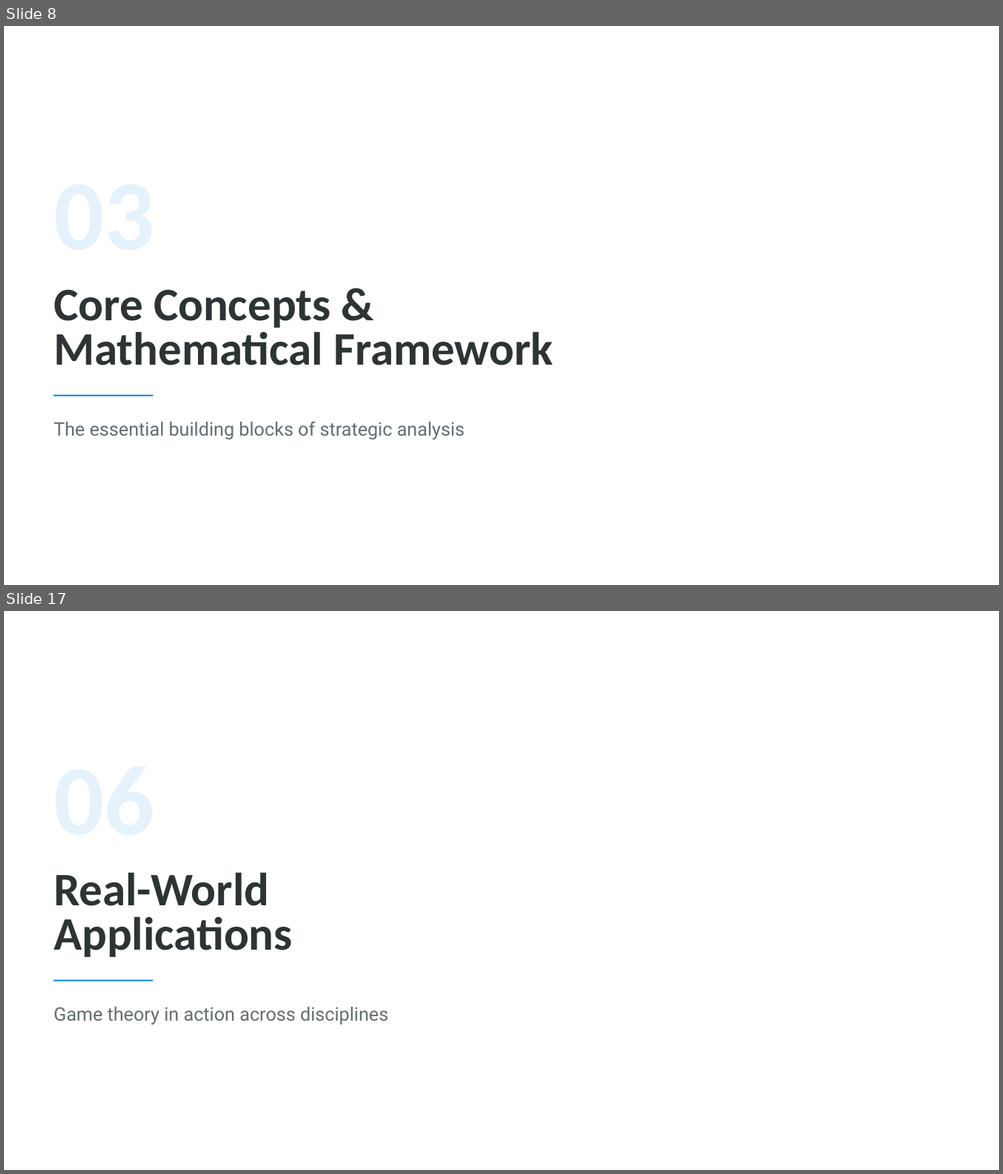
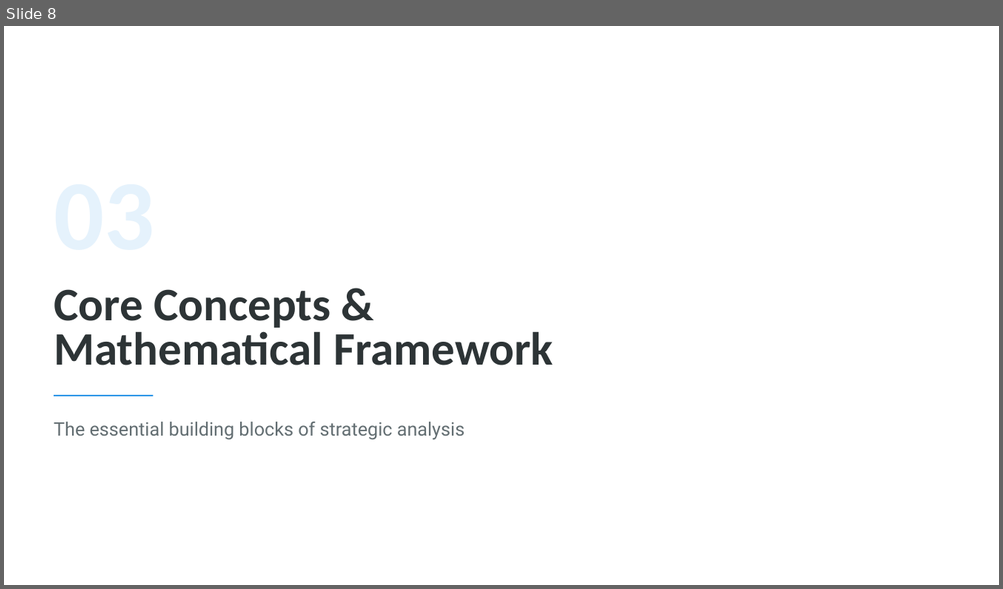
Before and after one commit to mrwwk/DeskCraft, a slide deck: assets/libreoffice_impr_njc/06706431-3011-417a-bd22-36869b25d1fe/Game Theory.pptx. Shown one above the other, each under a label of ours: slides 8 and 17 before the commit, slide 8 after it; the slides between them are not shown. The pictures are 1003x1174 and 1003x589 pixels, drawn with LibreOffice and Linux fonts; fonts in the diff are those of the drawing. Boxes give left, top, right and bottom in pixels: in the first picture for what was removed or moved away, otherwise in the second. Text is boxed around its words. In the diff, an @@ line names an element or a change of style, - is before the commit and + after.

```diff
--- a/assets/libreoffice_impr_njc/06706431-3011-417a-bd22-36869b25d1fe/Game Theory.pptx
+++ b/assets/libreoffice_impr_njc/06706431-3011-417a-bd22-36869b25d1fe/Game Theory.pptx
@@ slide 17 removed at (4, 611, 999, 1170), background #FFFFFF @@
@@ text removed at (54, 872, 293, 957) @@
-Real-World
-Applications
@@ freeform shape removed at (54, 980, 153, 982) @@
@@ text removed at (54, 1007, 388, 1025) @@
-Game theory in action across disciplines
```
Also in this commit, not shown: 10 slides changed, 1 other slide removed, 58 other files.
